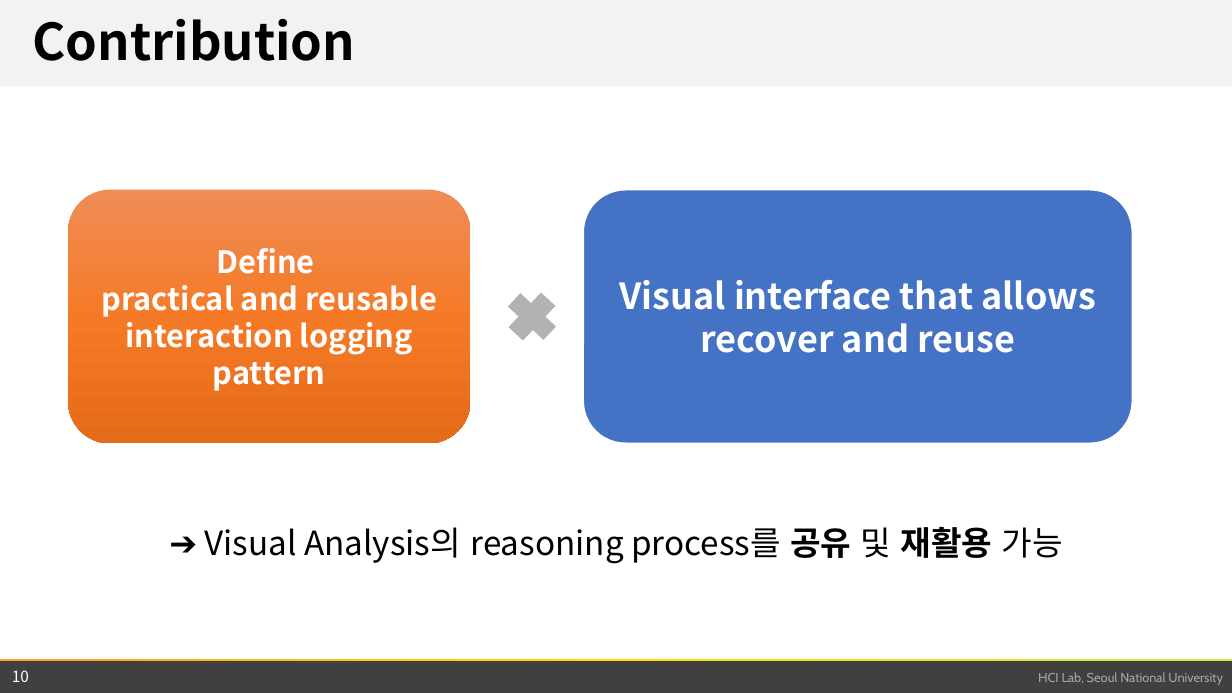
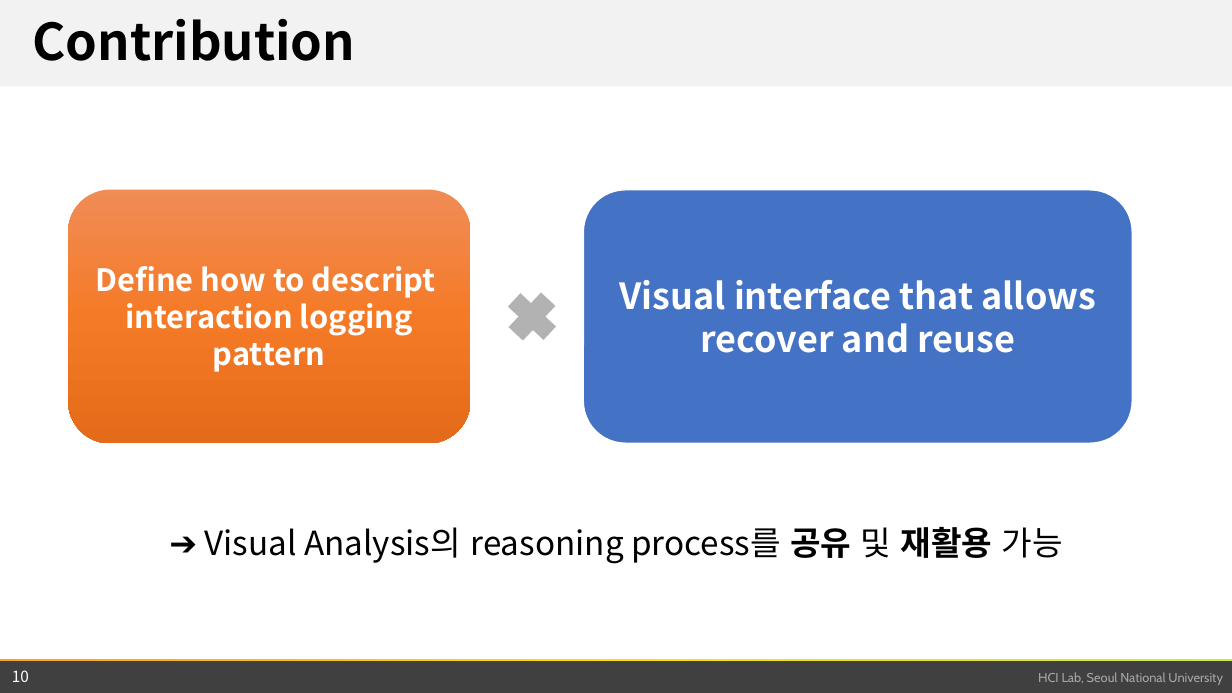
Before and after one commit to snu-infovis-2017/ReVA, a slide deck: slide 10 of term_project.pptx. Drawn at 1232x693 pixels with LibreOffice and Linux fonts; fonts in the diff are those of the drawing; background and template pictures are left out. Boxes give left, top, right and bottom in pixels: in the first picture for what was removed or moved away, otherwise in the second. Text is boxed around its words. In the diff, an @@ line names an element or a change of style, - is before the commit and + after.

```diff
--- a/term_project.pptx
+++ b/term_project.pptx
@@ text in rounded rectangle at (96, 266, 436, 372): text changed @@
-Define
-practical and reusable interaction logging pattern
+Define how to descript
+interaction logging pattern
```
Also in this commit, not shown: 3 other slides changed, 3 other files.
